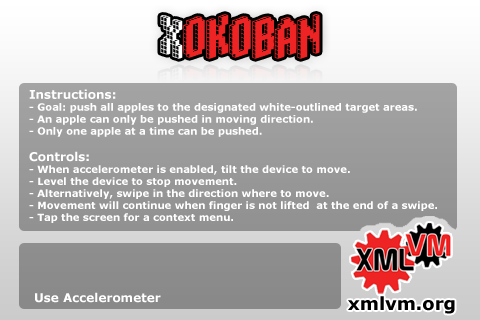
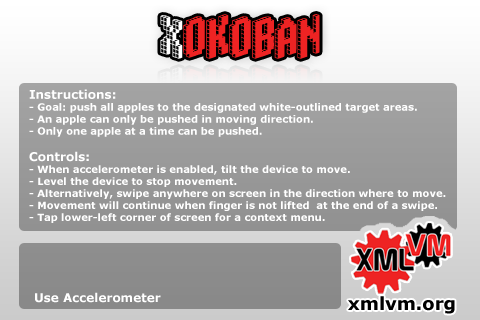
Before/after of a 480×320 layered artwork. What changed in the layer stack:
painted on "Instructions: - Goal: push all apples to the designated white-o" over bbox(61, 189, 446, 221)
